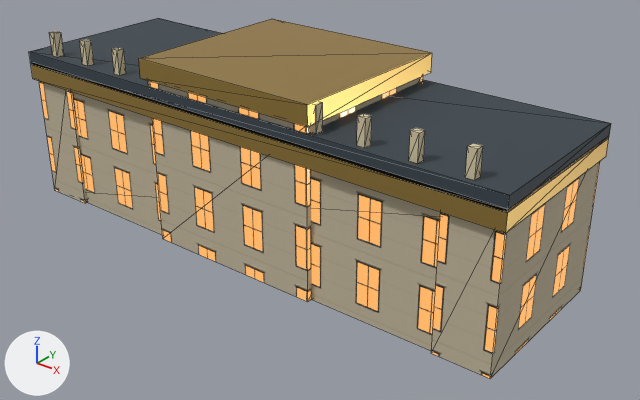
The glTF model assets/models/winter.glb as it was, and as the next commit left it.
Camera for both pictures: a 50 mm lens placed at (19.3, -22.4, 15.8), pointed at (1.4, 0.1, 1.8). Lighting does not change. The marker at lower left points along +X, +Y and +Z. The first picture is the older version. Mesh edges are drawn as thin lines. Vertices at exactly the same position are counted once.

Names of what the first picture shows: 'winter'.
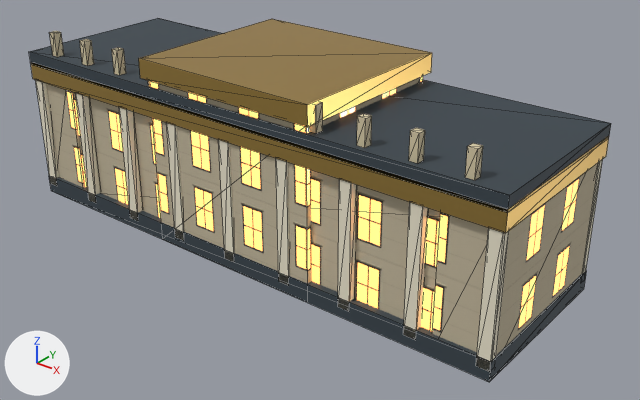
Where the change shows, as pixel boxes (x1, y1, x2, y2) in the pictures (640 x 400 px):
'winter', surface changed, reshaped: before (29, 18, 611, 379); after (29, 18, 611, 382)
part 1 of me_winter, added: after (49, 177, 587, 382)
part 2 of me_winter, added (pale yellow): after (35, 80, 59, 186)
part 3 of me_winter, added (pale yellow): after (75, 93, 100, 203)
part 4 of me_winter, added: after (119, 107, 142, 220)
part 5 of me_winter, added (pale yellow): after (166, 123, 184, 241)
part 6 of me_winter, added (pale yellow): after (218, 140, 235, 262)
part 7 of me_winter, added (pale yellow): after (276, 158, 290, 285)
part 8 of me_winter, added: after (338, 179, 356, 311)
part 9 of me_winter, added: after (403, 202, 428, 340)
part 10 of me_winter, added (pale yellow): after (476, 228, 509, 372)
part 11 of me_winter, added (pale yellow): after (582, 159, 603, 274)

Edits to the bpy script that builds the scene:
```text
Change mat_facadepale:
    where n0 = _N.new('ShaderNodeBsdfPrincipled'); n0.name = 'Principled BSDF'
    n0.inputs[28].default_value: 1.0 -> 2.4  # 'Emission Strength'
Add mat_paper:
    mat_paper = principled_material('paper')
    mat_paper.base_color = (0.847, 0.791, 0.624)  # pale yellow #ede6cf
    mat_paper.roughness = 0.85
Change me_winter:
    used by ob_winter; location = (0.0, 0.0, 0.0)
    remove me_winter.from_pydata(...)  # 144 vertices, 216 faces; spans x -10.3..10.3, y -3.4..3.4, z 0.0..6.9
    add me_winter.from_pydata(...)  # 296 vertices, 444 faces; spans x -10.3..10.3, y -3.4..3.4, z 0.0..6.9
    me_winter part 1: a new loose piece, a box spanning x -10.25..10.25, y -3.25..3.25, z 0.0..0.7, in mat_graphite (greyish blue #3c474f)
    me_winter part 2: a new loose piece, a box spanning x -10.23..-9.77, y -3.25..-2.95, z 0.35..4.85, in mat_paper (pale yellow #ede6cf)
    me_winter part 3: a new loose piece, a box spanning x -7.72..-7.28, y -3.25..-2.95, z 0.35..4.85, in mat_paper (pale yellow #ede6cf)
    me_winter part 4: a new loose piece, a box spanning x -5.22..-4.78, y -3.25..-2.95, z 0.35..4.85, in mat_paper (pale yellow #ede6cf)
    me_winter part 5: a new loose piece, a box spanning x -2.72..-2.28, y -3.25..-2.95, z 0.35..4.85, in mat_paper (pale yellow #ede6cf)
    me_winter part 6: a new loose piece, a box spanning x -0.22..0.22, y -3.25..-2.95, z 0.35..4.85, in mat_paper (pale yellow #ede6cf)
    me_winter part 7: a new loose piece, a box spanning x 2.28..2.72, y -3.25..-2.95, z 0.35..4.85, in mat_paper (pale yellow #ede6cf)
    me_winter part 8: a new loose piece, a box spanning x 4.78..5.22, y -3.25..-2.95, z 0.35..4.85, in mat_paper (pale yellow #ede6cf)
    me_winter part 9: a new loose piece, a box spanning x 7.28..7.72, y -3.25..-2.95, z 0.35..4.85, in mat_paper (pale yellow #ede6cf)
    me_winter part 10: a new loose piece, a box spanning x 9.77..10.23, y -3.25..-2.95, z 0.35..4.85, in mat_paper (pale yellow #ede6cf)
    me_winter part 11: a new loose piece, a box spanning x 9.77..10.23, y 2.95..3.25, z 0.35..4.85, in mat_paper (pale yellow #ede6cf)
    other edits to the shape of me_winter do not show in these pictures
    add me_winter.materials.append(mat_paper)  # pale yellow #ede6cf
```
